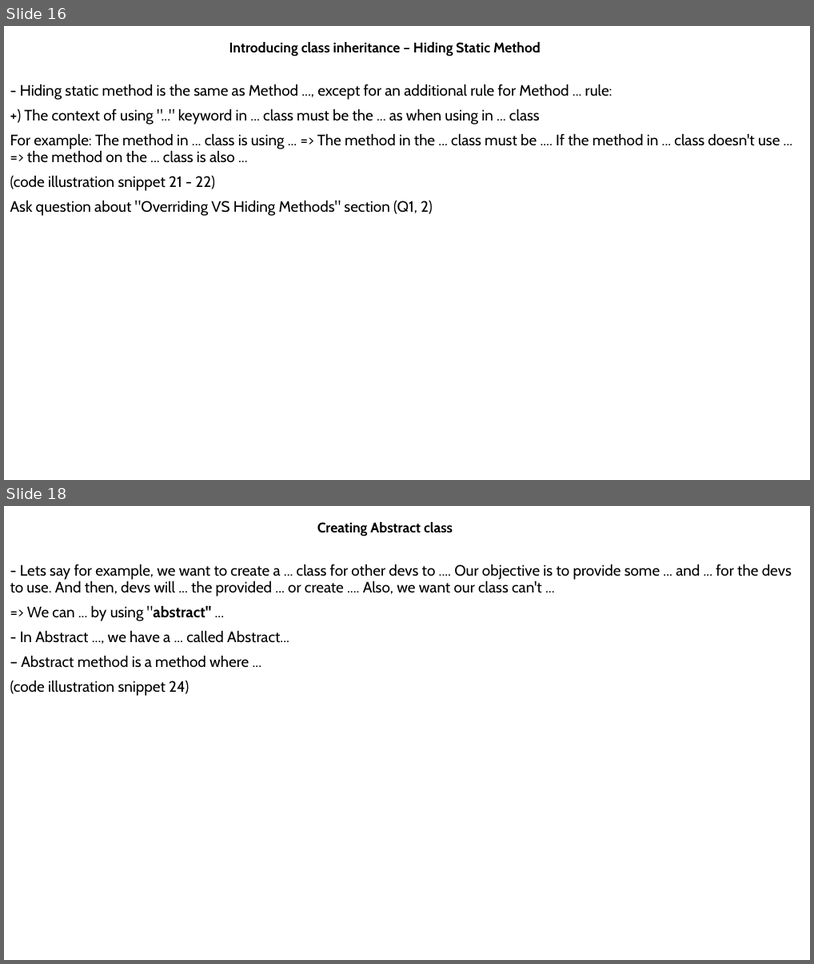
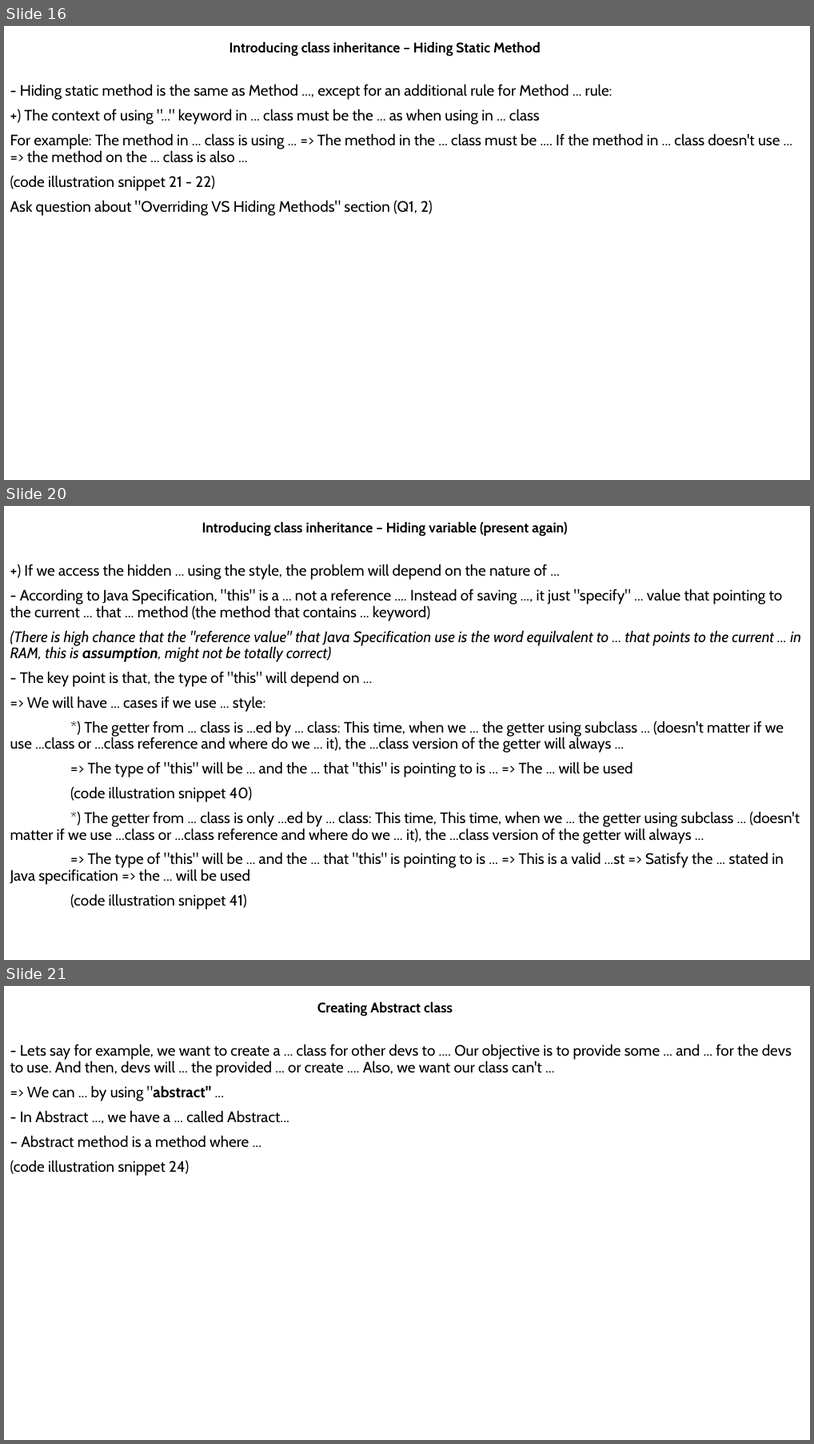
Before and after one commit to MaiDinhVinh/CS-Java, a slide deck: self-study resources/J8SE1/Chapter 5 - Class Design.pptx. Shown one above the other, each under a label of ours: slides 16 and 18 before the commit, slides 16, 20 and 21 after it; the slides between them are not shown. The pictures are 814x964 and 814x1444 pixels, drawn with LibreOffice and Linux fonts; fonts in the diff are those of the drawing. Boxes give left, top, right and bottom in pixels: in the first picture for what was removed or moved away, otherwise in the second. Text is boxed around its words. In the diff, an @@ line names an element or a change of style, - is before the commit and + after.

```diff
--- a/self-study resources/J8SE1/Chapter 5 - Class Design.pptx
+++ b/self-study resources/J8SE1/Chapter 5 - Class Design.pptx
@@ slide 20 added at (x1=4, y1=506, x2=810, y2=960), background #FFFFFF @@
@@ subtitle added at (x1=202, y1=522, x2=567, y2=536), 16.6 pt, text #000000, bold @@
+Introducing class inheritance – Hiding variable (present again)
@@ text added at (x1=10, y1=564, x2=802, y2=909), 18 pt, text #000000 @@
++) If we access the hidden ... using the style, the problem will depend on the nature of ...
+- According to Java Specification, "this" is a ... not a reference .... Instead of saving ..., it just "specify" ... value that pointing to the current ... that ... method (the method that contains ... keyword)
+(There is high chance that the "reference value" that Java Specification use is the word equilvalent to ... that points to the current ... in RAM, this is assumption, might not be totally correct)
+- The key point is that, the type of "this" will depend on ...
+=> We will have ... cases if we use ... style:
+*) The getter from ... class is ...ed by ... class: This time, when we ... the getter using subclass ... (doesn't matter if we use ...class or ...class reference and where do we ... it), the ...class version of the getter will always ...
+=> The type of "this" will be ... and the ... that "this" is pointing to is ... => The ... will be used
+(code illustration snippet 40)
+*) The getter from ... class is only ...ed by ... class: This time, This time, when we ... the getter using subclass ... (doesn't matter if we use ...class or ...class reference and where do we ... it), the ...class version of the getter will always ...
+=> The type of "this" will be ... and the ... that "this" is pointing to is ... => This is a valid ...st => Satisfy the ... stated in Java specification => the ... will be used
+(code illustration snippet 41)
@@ what was slide 18 is now slide 21 @@
```
Also in this commit, not shown: 3 slides changed, 10 other slides added.
